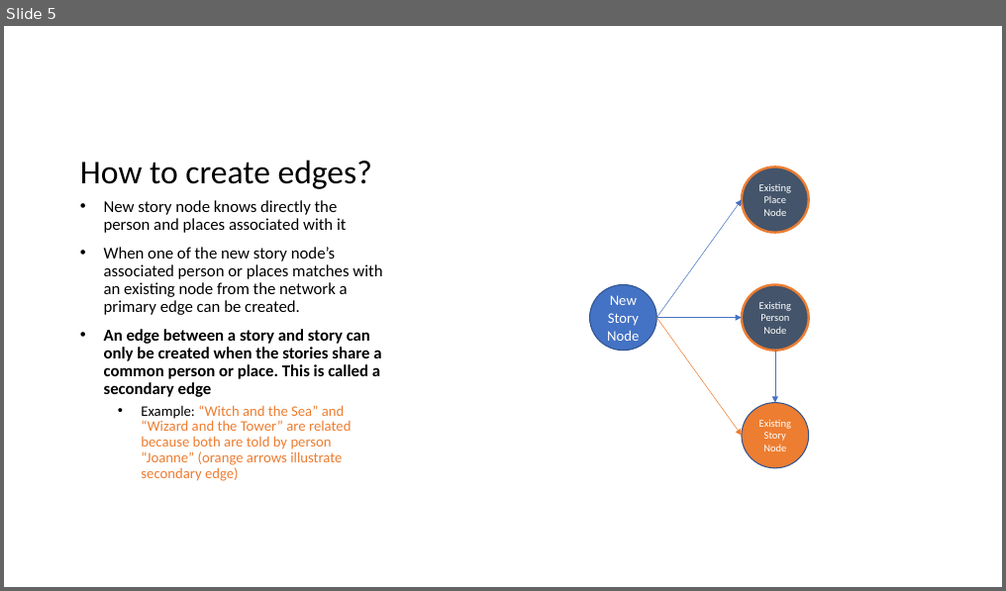
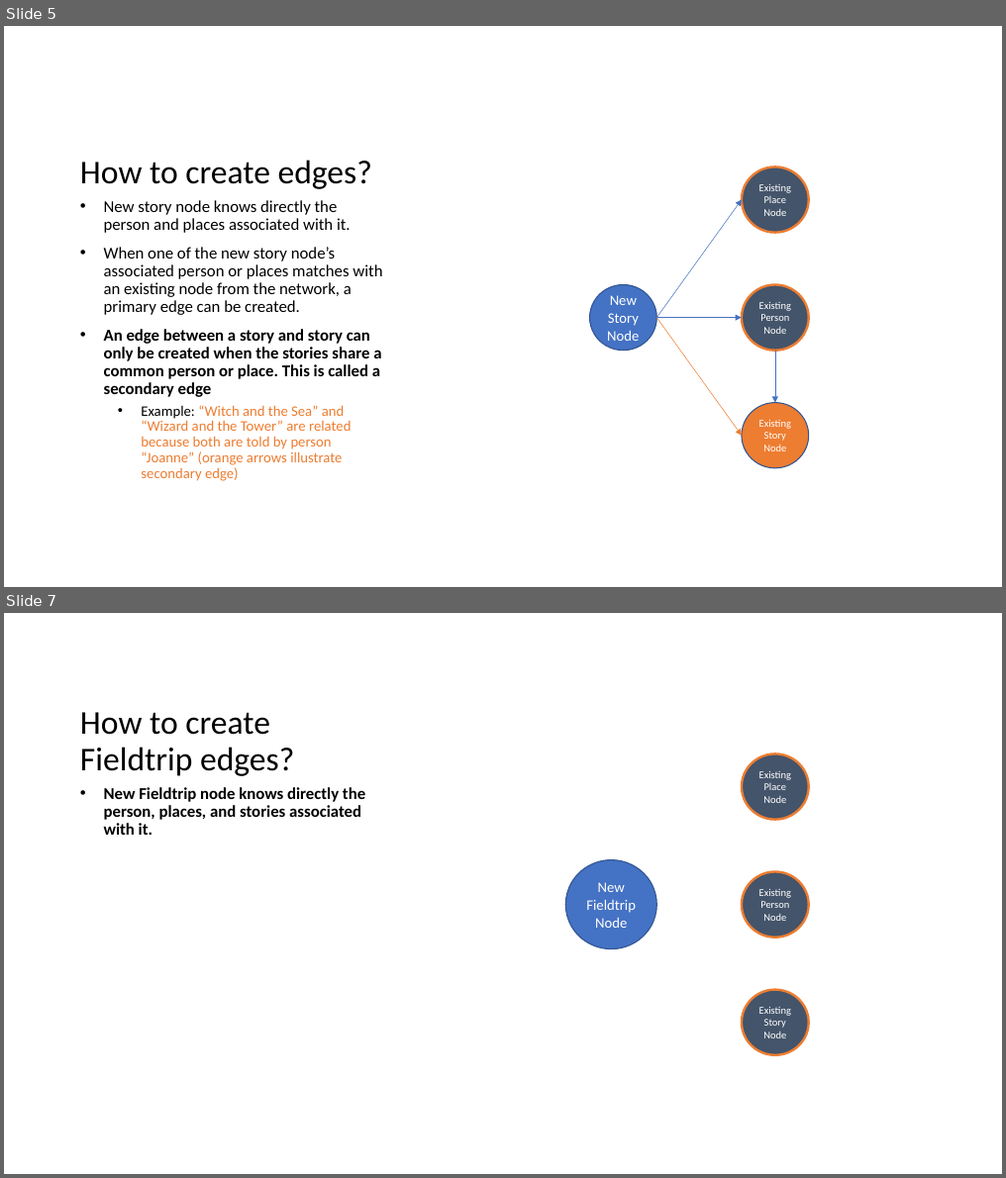
Before and after one commit to ScandinavianSection-UCLA/Nexus2, a slide deck: Documentation/UserNexus/How to Create Edges/UserNexusDocumentation.pptx. Shown one above the other, each under a label of ours: slide 5 before the commit, slides 5 and 7 after it; the slides between them are not shown. The pictures are 1006x591 and 1006x1178 pixels, drawn with LibreOffice and Linux fonts; fonts in the diff are those of the drawing. Boxes give left, top, right and bottom in pixels: in the first picture for what was removed or moved away, otherwise in the second. Text is boxed around its words. In the diff, an @@ line names an element or a change of style, - is before the commit and + after.

Commit message:
Updated the powerpoint for node adding
Updated the UserNexusDocumentation powerpoint to prepare for the meeting with the professor.

```diff
--- a/Documentation/UserNexus/How to Create Edges/UserNexusDocumentation.pptx
+++ b/Documentation/UserNexus/How to Create Edges/UserNexusDocumentation.pptx
@@ slide 7 added at [4, 613, 1002, 1174], background #FFFFFF @@
@@ title added at [80, 712, 294, 776], 32 pt, text #000000 @@
+How to create Fieldtrip edges?
@@ ellipse added at [742, 754, 809, 820], fill #44546A, outline #ED7D31 2.25 pt, 10 pt, text #FFFFFF @@
+Existing Place Node
@@ text added at [104, 787, 365, 835], 16 pt, text #000000, bold @@
+• New Fieldtrip node knows directly the person, places, and stories associated with it.
@@ ellipse added at [565, 861, 656, 950], fill #4472C4, outline #325491 1 pt, 14 pt, text #FFFFFF @@
+New Fieldtrip Node
@@ ellipse added at [742, 872, 809, 938], fill #44546A, outline #ED7D31 2.25 pt, 10 pt, text #FFFFFF @@
+Existing Person Node
@@ ellipse added at [742, 989, 809, 1056], fill #44546A, outline #ED7D31 2.25 pt, 10 pt, text #FFFFFF @@
+Existing Story Node
@@ slide 5 changed as well @@
@@ text at [104, 200, 382, 315]: text changed @@
-• New story node knows directly the person and places associated with it
-• When one of the new story node’s associated person or places matches with an existing node from the network a primary edge can be created.
+• New story node knows directly the person and places associated with it.
+• When one of the new story node’s associated person or places matches with an existing node from the network, a primary edge can be created.
```
Also in this commit, not shown: 5 other slides changed, 1 other slide added.
